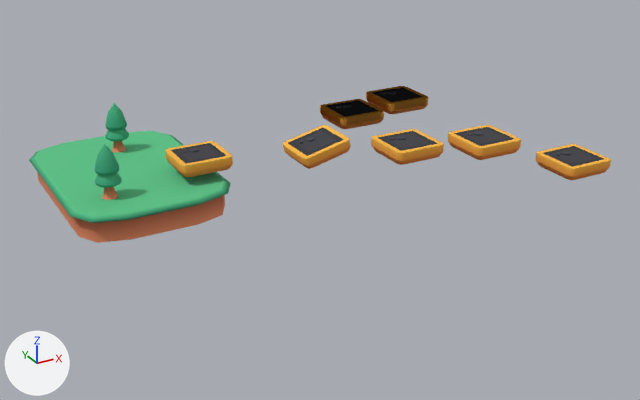
An edit to the Blender file level1.blend, drawn before and after from the same camera.
Rendered twice from a 50 mm lens placed at (-10.0, -25.0, 13.3), pointed at (4.9, 2.2, -0.3). The lights are fixed; the arrows at lower left show +X, +Y and +Z.

The scene before the commit, as lines of its bpy script (objects in view):
```python
ob_block1 = bpy.data.objects.new('block1', me_block_grass_long)
ob_block1.location = (-1.33, 6.09, -0.18)
ob_block1.rotation_euler = (0.0, 0.0, -1.561)  # degrees (0, 0, -89)
ob_block1.scale = (4.01, 5.49, 1.0)
ob_platform_001 = bpy.data.objects.new('platform.001', me_platform_008)
ob_platform_001.location = (5.22, 2.87, 1.33)
ob_platform_001.rotation_euler = (0.0, -0.234, 0.0)  # degrees (0, -13, 0)
ob_platform_002 = bpy.data.objects.new('platform.002', me_platform_002)
ob_platform_002.location = (7.58, 0.37, 1.71)
ob_platform_003 = bpy.data.objects.new('platform.003', me_platform_006)
ob_platform_003.location = (0.9, 4.2, 1.17)
ob_platform_003.rotation_euler = (0.0, -0.00271, 0.0)  # degrees (0, -0.2, 0)
ob_platform_004 = bpy.data.objects.new('platform.004', me_platform_003)
ob_platform_004.location = (7.76, 4.66, 1.71)
ob_platform_005 = bpy.data.objects.new('platform.005', me_platform_010)
ob_platform_005.location = (7.76, 4.66, 1.71)
ob_platform_007 = bpy.data.objects.new('platform.007', me_platform_005)
ob_platform_007.location = (10.36, 5.27, 1.74)
ob_tree_pine = bpy.data.objects.new('tree-pine', me_tree_pine)
ob_tree_pine.location = (-0.99, 8.18, 0.81)
ob_tree_pine_001 = bpy.data.objects.new('tree-pine.001', me_tree_pine_001)
ob_tree_pine_001.location = (-2.67, 3.72, 0.81)
# also in view: 'platform.008' at (10.3, -0.7, 2.0); 'platform.009' at (13.2, -2.4, 1.3)
```
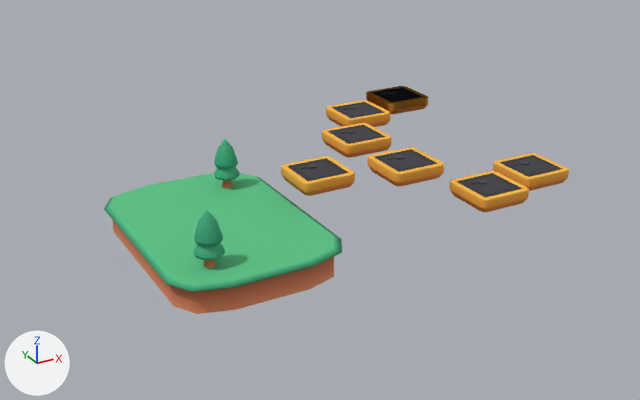
Boxes (x1, y1, x2, y2) around the edits, measured in the pictures (640 x 400 px):
'block1', moved: before (29, 131, 231, 243); after (104, 173, 342, 314)
'platform.008', moved: before (448, 125, 521, 160); after (449, 171, 529, 212)
'platform.003', moved: before (165, 141, 233, 177); after (281, 156, 355, 196)
'platform.002', moved: before (371, 129, 444, 165); after (368, 147, 444, 186)
'platform.009', moved: before (536, 144, 611, 180); after (493, 153, 569, 191)
'tree-pine.001', moved: before (95, 144, 122, 200); after (193, 210, 225, 268)
'platform.001', deleted: before (282, 125, 351, 169)
'platform.005', moved (not visible before): after (322, 123, 392, 158)
'tree-pine', moved: before (105, 103, 129, 153); after (214, 139, 240, 189)
'platform.004', moved: before (320, 99, 384, 129); after (326, 100, 391, 127)

Diff of the bpy script that builds the scene:
```diff
--- a/level1.blend.py
+++ b/level1.blend.py
@@ ob_block1 @@
 ob_block1 = bpy.data.objects.new('block1', me_block_grass_long)
-ob_block1.location = (-1.33, 6.09, -0.18)
+ob_block1.location = (-0.09, 0.08, -0.18)
 ob_block1.rotation_euler = (0.0, 0.0, -1.561)  # degrees (0, 0, -89)
@@ ob_tree_pine @@
 ob_tree_pine = bpy.data.objects.new('tree-pine', me_tree_pine)
-ob_tree_pine.location = (-0.99, 8.18, 0.81)
+ob_tree_pine.location = (1.33, 2.63, 0.67)
@@ ob_platform_003 @@
 ob_platform_003 = bpy.data.objects.new('platform.003', me_platform_006)
-ob_platform_003.location = (0.9, 4.2, 1.17)
+ob_platform_003.location = (3.79, 0.29, 1.32)
 ob_platform_003.rotation_euler = (0.0, -0.00271, 0.0)  # degrees (0, -0.2, 0)
@@ ob_platform_001 @@
-ob_platform_001 = bpy.data.objects.new('platform.001', me_platform_008)
-ob_platform_001.location = (5.22, 2.87, 1.33)
-ob_platform_001.rotation_euler = (0.0, -0.234, 0.0)  # degrees (0, -13, 0)
@@ ob_platform_005 @@
 ob_platform_005 = bpy.data.objects.new('platform.005', me_platform_010)
-ob_platform_005.location = (7.76, 4.66, 1.71)
+ob_platform_005.location = (6.31, 1.88, 1.71)
@@ ob_tree_pine_001 @@
 ob_tree_pine_001 = bpy.data.objects.new('tree-pine.001', me_tree_pine_001)
-ob_tree_pine_001.location = (-2.67, 3.72, 0.81)
+ob_tree_pine_001.location = (-1.54, -2.74, 0.64)
@@ ob_platform_002 @@
 ob_platform_002 = bpy.data.objects.new('platform.002', me_platform_002)
-ob_platform_002.location = (7.58, 0.37, 1.71)
+ob_platform_002.location = (6.41, -1.27, 1.71)
@@ ob_platform_004 @@
 ob_platform_004 = bpy.data.objects.new('platform.004', me_platform_003)
-ob_platform_004.location = (7.76, 4.66, 1.71)
+ob_platform_004.location = (7.85, 4.32, 1.73)
@@ ob_platform_008 @@
 ob_platform_008 = bpy.data.objects.new('platform.008', me_platform_007)
-ob_platform_008.location = (10.3, -0.69, 1.74)
+ob_platform_008.location = (8.57, -3.21, 1.05)
@@ ob_platform_009 @@
 ob_platform_009 = bpy.data.objects.new('platform.009', me_platform_012)
-ob_platform_009.location = (13.17, -2.41, 1.0)
+ob_platform_009.location = (11.12, -2.41, 1.0)
```
